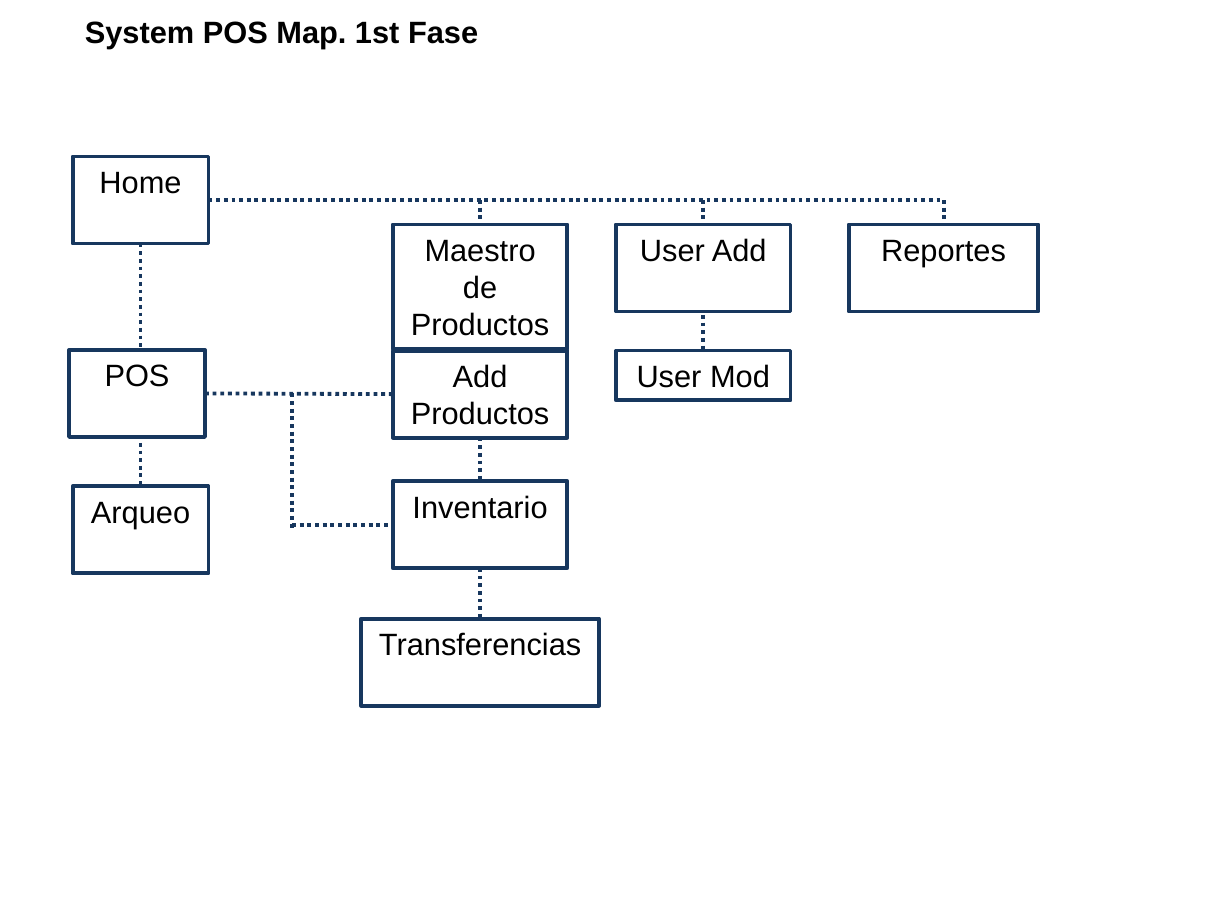
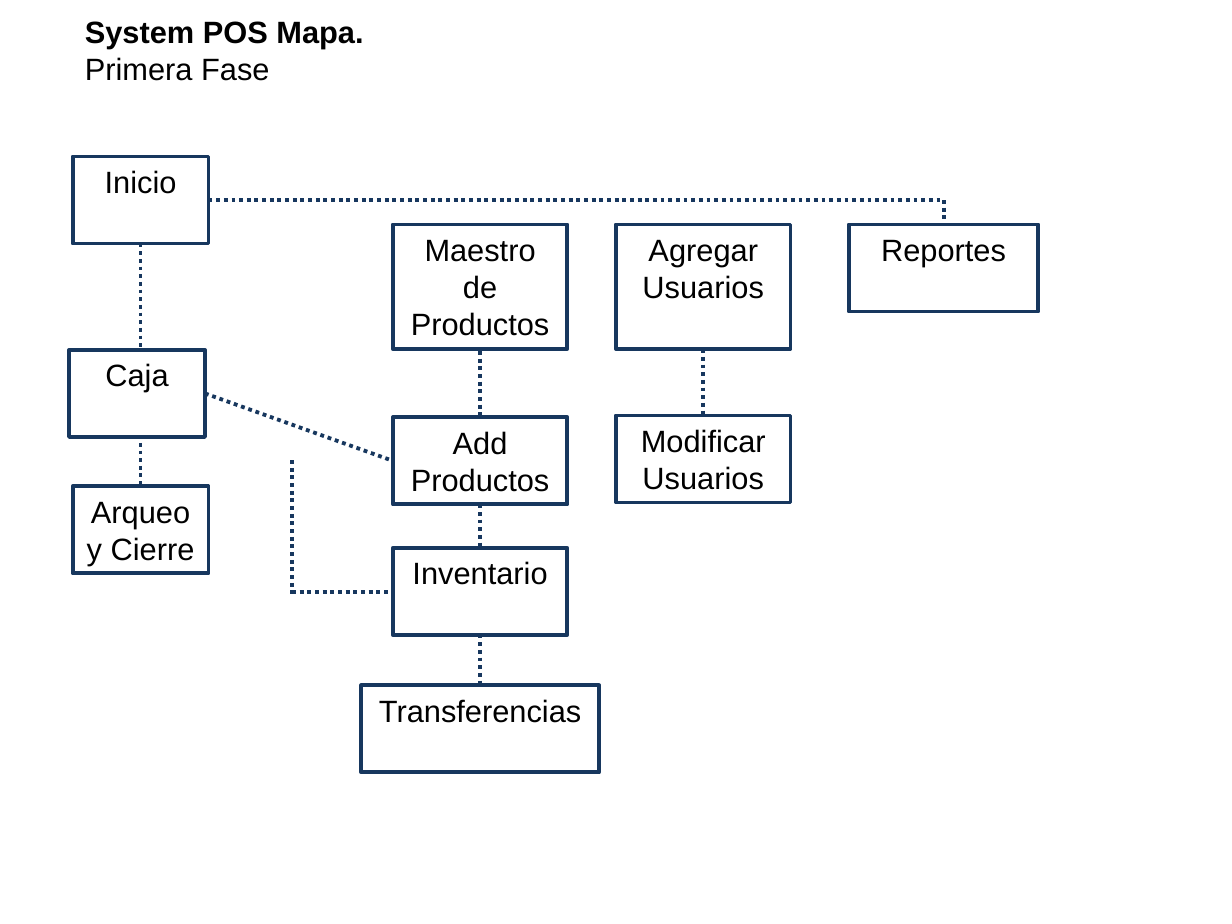
Before and after one commit to espinozajrg/POS_Template, a slide deck: slide 1 of mapaprimerafase.pptx. Drawn at 1232x924 pixels with LibreOffice and Linux fonts; fonts in the diff are those of the drawing. Boxes give left, top, right and bottom in pixels: in the first picture for what was removed or moved away, otherwise in the second. Text is boxed around its words. In the diff, an @@ line names an element or a change of style, - is before the commit and + after.

```diff
--- a/mapaprimerafase.pptx
+++ b/mapaprimerafase.pptx
@@ text at box(85, 21, 363, 81): text changed @@
-System POS Map. 1st Fase
+System POS Mapa.
+Primera Fase
@@ text in rectangle at box(105, 170, 177, 194): text changed @@
-Home
+Inicio
@@ rectangle "Agregar Usuarios": place and size @@
-rectangle "Agregar Usuarios" at box(616, 224, 791, 312)
+rectangle "Agregar Usuarios" at box(616, 224, 791, 349)
@@ text in rectangle at box(642, 239, 763, 299): text changed @@
-User Add
+Agregar Usuarios
@@ 3 rectangles, 1 line: place and size @@
-3 rectangles, 1 line at box(361, 200, 599, 706)
+3 rectangles, 1 line at box(361, 267, 599, 772)
@@ line moved from (703, 200) - (703, 400) to (703, 265) - (703, 503) @@
@@ text in rectangle at box(105, 363, 168, 392): text changed @@
-POS
+Caja
@@ line moved from (205, 393) - (393, 394) to (205, 393) - (393, 461) @@
@@ rectangle "Modificar Usuarios": place and size @@
-rectangle "Modificar Usuarios" at box(616, 351, 791, 400)
+rectangle "Modificar Usuarios" at box(616, 415, 791, 503)
@@ text in rectangle at box(641, 429, 766, 490): text changed @@
-User Mod
+Modificar Usuarios
@@ line moved from (292, 393) - (292, 530) to (292, 461) - (292, 596) @@
@@ text in rectangle at box(87, 501, 195, 565): text changed @@
-Arqueo
+Arqueo y Cierre
@@ line moved from (292, 525) - (392, 525) to (292, 593) - (392, 593) @@
```
Also in this commit, not shown: 15 other files.
